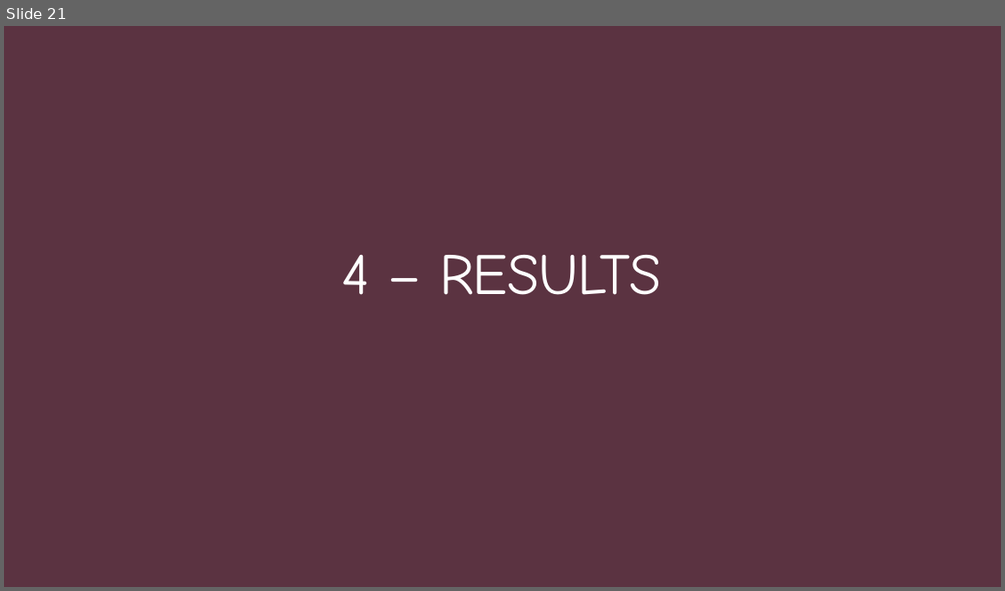
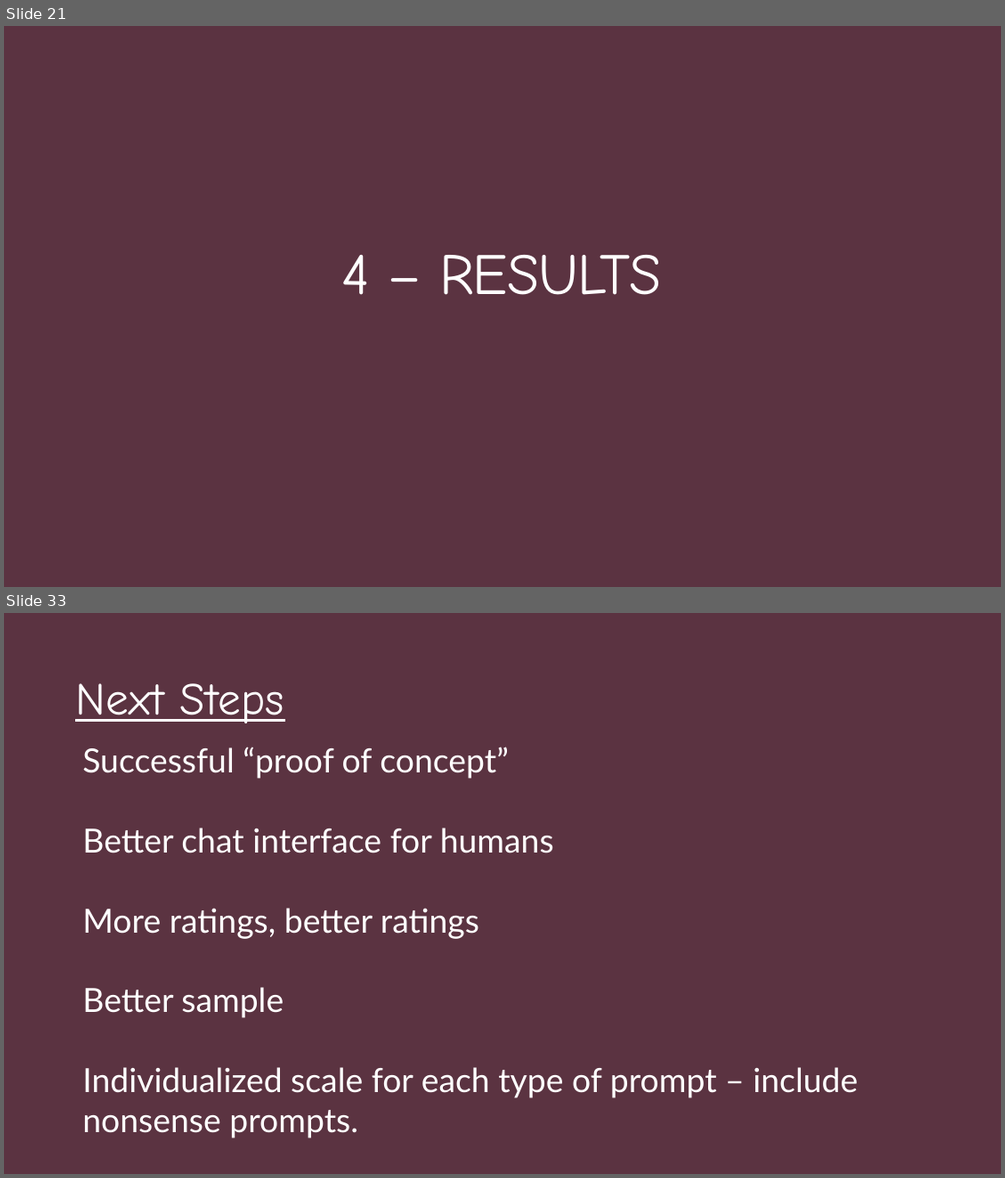
Before and after one commit to nickspeelman/CRA_bot, a slide deck: Causing Confusion in The Chinese Room.pptx. Shown one above the other, each under a label of ours: slide 21 before the commit, slides 21 and 33 after it; the slides between them are not shown. The pictures are 1005x591 and 1005x1178 pixels, drawn with LibreOffice and Linux fonts; fonts in the diff are those of the drawing. Boxes give left, top, right and bottom in pixels: in the first picture for what was removed or moved away, otherwise in the second. Text is boxed around its words. In the diff, an @@ line names an element or a change of style, - is before the commit and + after.

```diff
--- a/Causing Confusion in The Chinese Room.pptx
+++ b/Causing Confusion in The Chinese Room.pptx
@@ slide 33 added at (4, 613, 1001, 1174), background #41242E; not listed: 1 template element that a slide beside it also shows @@
@@ text added at (75, 683, 284, 723), 44 pt, text #FFFFFF, underline @@
+Next Steps
@@ text added at (82, 747, 858, 1138), 32 pt, text #FFFFFF @@
+Successful “proof of concept”
+Better chat interface for humans
+More ratings, better ratings
+Better sample
+Individualized scale for each type of prompt – include nonsense prompts.
+More
```
Also in this commit, not shown: 1 slide changed, 13 other slides added, 1 slide removed, 1 other file.
